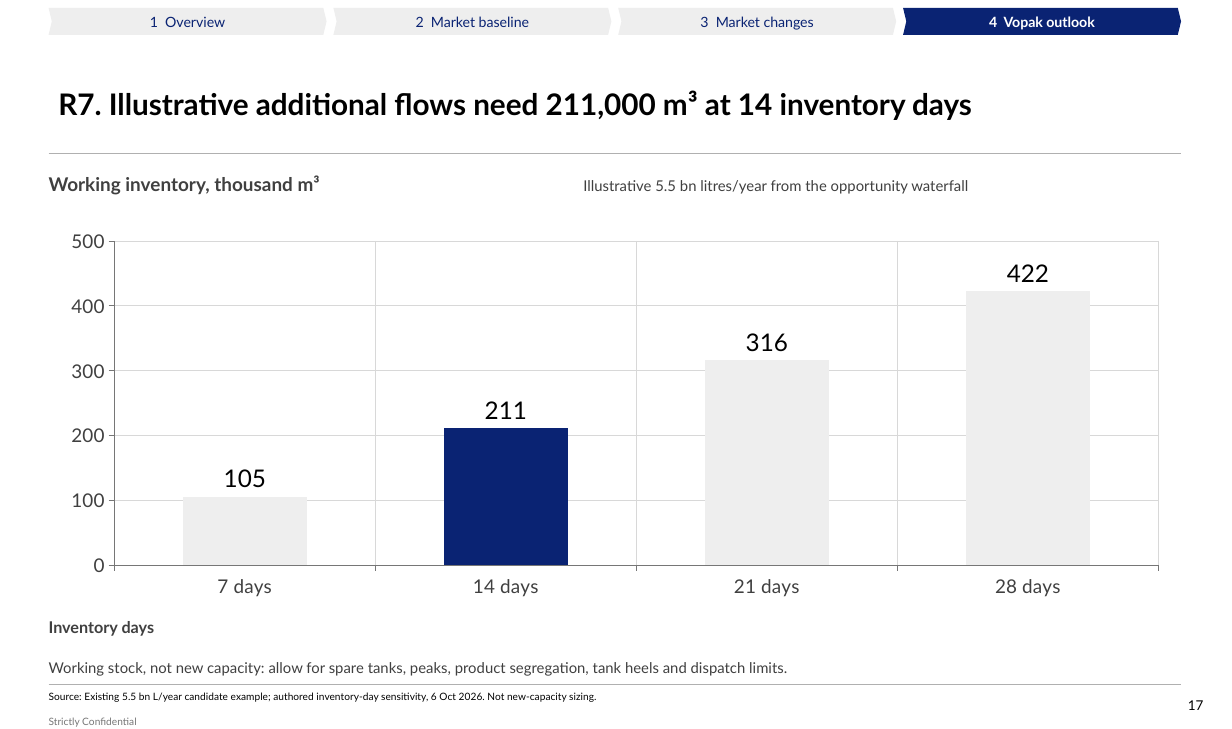
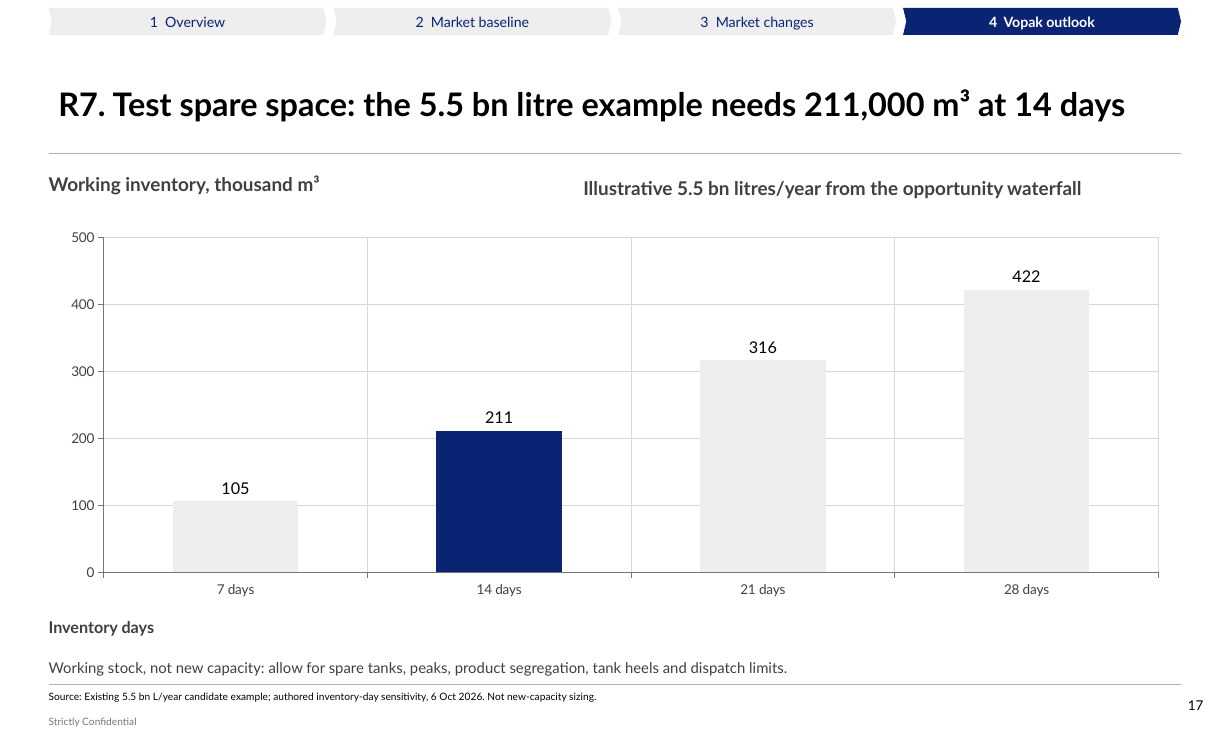
Before and after one commit to Africa-International-Advisors/liquid_fuels_model, a slide deck: slide 17 of pptx/output/delivered/Vopak_Week1_Convergence_2026_10_06.pptx. Drawn at 1232x729 pixels with LibreOffice and Linux fonts; fonts in the diff are those of the drawing; background and template pictures are left out. Boxes give left, top, right and bottom in pixels: in the first picture for what was removed or moved away, otherwise in the second. Text is boxed around its words. In the diff, an @@ line names an element or a change of style, - is before the commit and + after.

```diff
--- a/pptx/output/delivered/Vopak_Week1_Convergence_2026_10_06.pptx
+++ b/pptx/output/delivered/Vopak_Week1_Convergence_2026_10_06.pptx
@@ title at (x1=58, y1=89, x2=1125, y2=122): text changed; size 22 to 24 pt @@
-R7. Illustrative additional flows need 211,000 m³ at 14 inventory days
+R7. Test spare space: the 5.5 bn litre example needs 211,000 m³ at 14 days
@@ text "Illustrative 5.5 bn litres/year from ..." at (x1=583, y1=181, x2=1081, y2=198): size 11 to 14 pt, bold on @@
@@ column chart at (x1=49, y1=222, x2=1181, y2=606) @@
@@ data labels of Series 1 changed @@
@@ category axis changed @@
@@ value axis changed @@
```
Also in this commit, not shown: 17 other slides changed, 8 other files.
